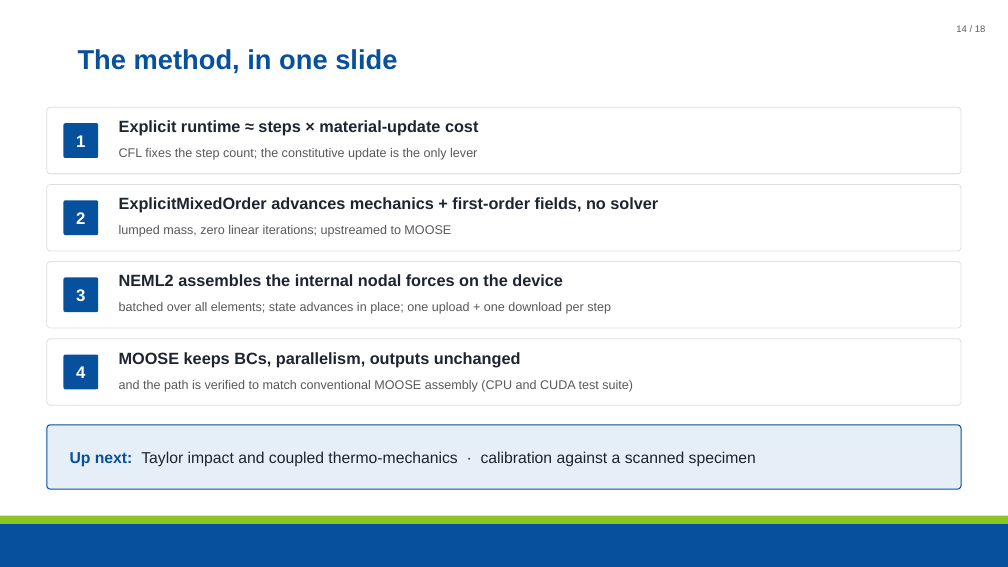
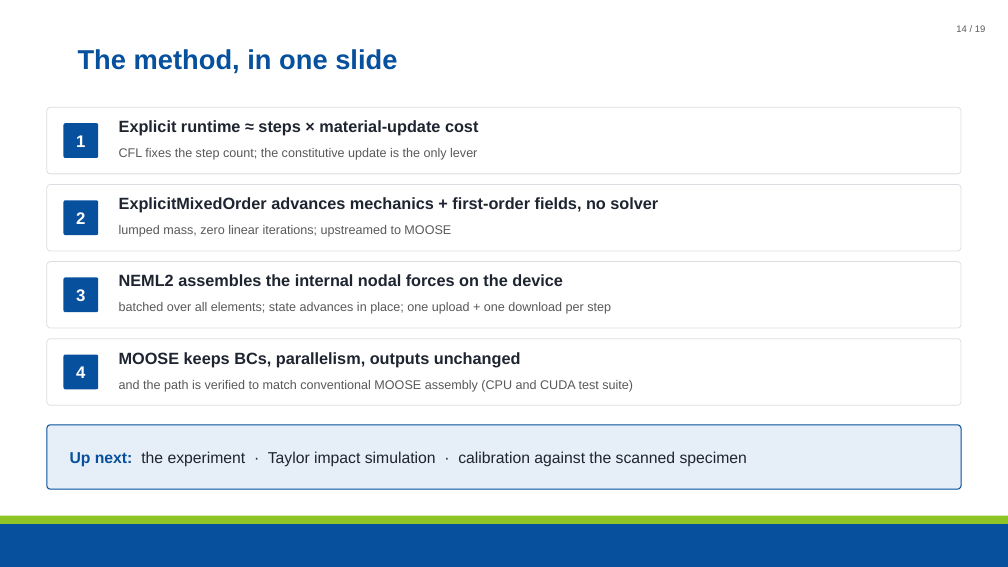
Before and after one commit to maxnezdyur/marlin, a slide deck: slide 14 of examples/impact/slide_assets/WCCM_NEML2_explicit_dynamics_v2.pptx. Drawn at 1008x567 pixels with LibreOffice and Linux fonts; fonts in the diff are those of the drawing; background and template pictures are left out. Boxes give left, top, right and bottom in pixels: in the first picture for what was removed or moved away, otherwise in the second. Text is boxed around its words. In the diff, an @@ line names an element or a change of style, - is before the commit and + after.

```diff
--- a/examples/impact/slide_assets/WCCM_NEML2_explicit_dynamics_v2.pptx
+++ b/examples/impact/slide_assets/WCCM_NEML2_explicit_dynamics_v2.pptx
@@ text at <box>70,451,747,467</box>: text changed @@
-Up next: Taylor impact and coupled thermo-mechanics · calibration against a scanned specimen
+Up next: the experiment · Taylor impact simulation · calibration against the scanned specimen
```
Also in this commit, not shown: 16 other slides changed, 1 slide added, 1 other file.
